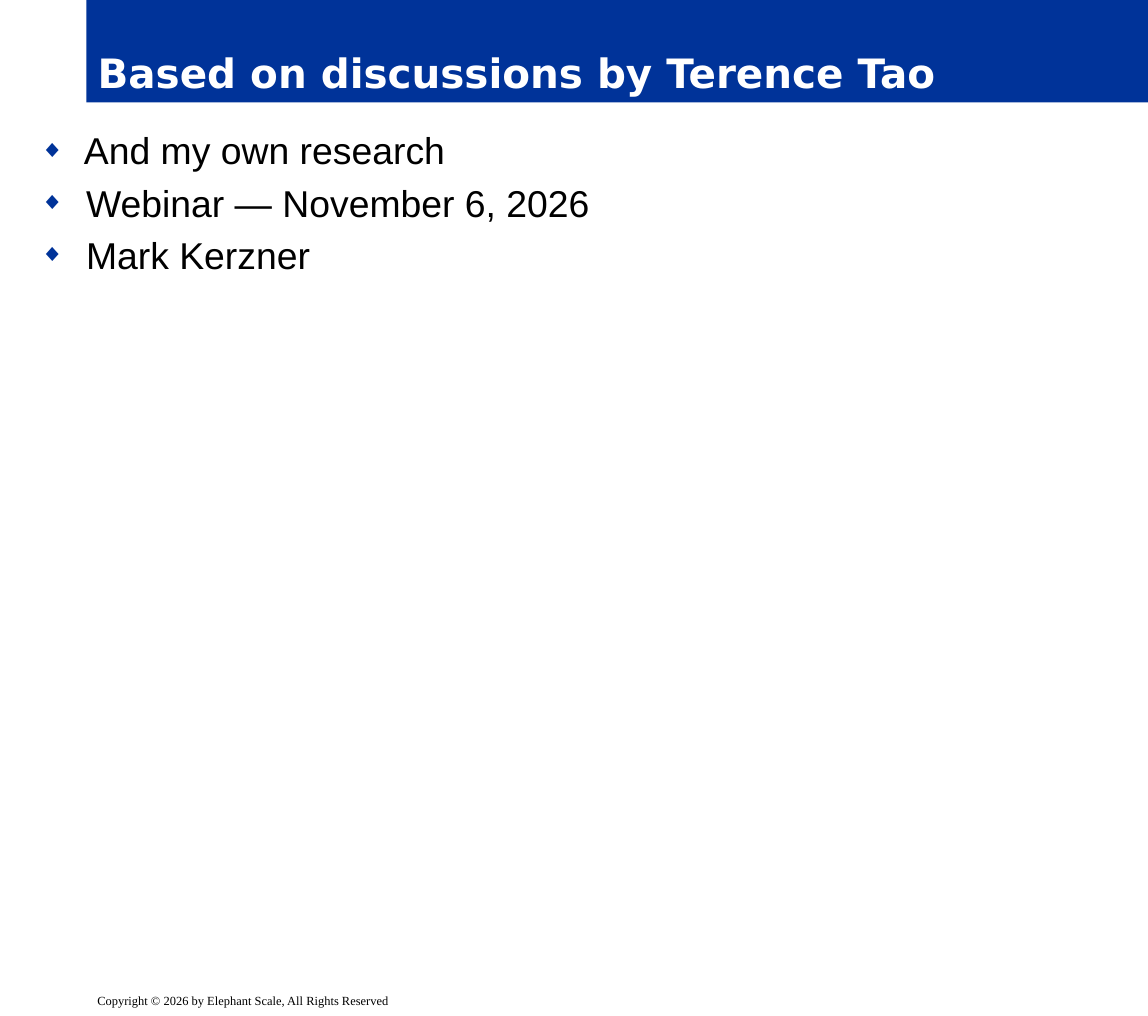
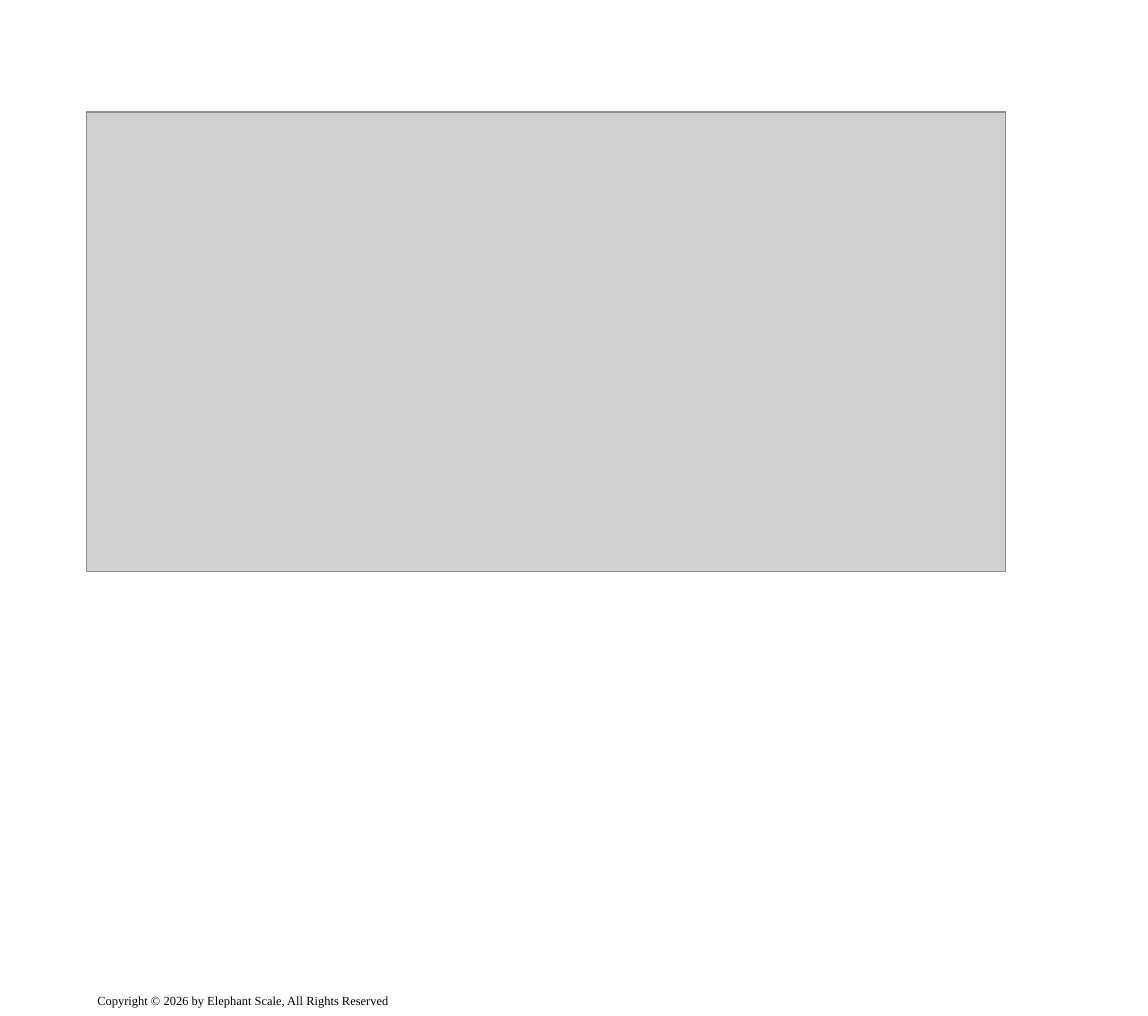
Before and after one commit to elephantscale/OpenAI-labs, a slide deck: slide 4 of 121-Tabular-Foundation-Models-for-Data-Science-Agents/slides/release/01__intro.pptx (slide 2 before the commit). Drawn at 1148x1016 pixels with LibreOffice and Linux fonts; fonts in the diff are those of the drawing; grey boxes stand for pictures; background and template pictures are left out. Boxes give left, top, right and bottom in pixels: in the first picture for what was removed or moved away, otherwise in the second. Text is boxed around its words. In the diff, an @@ line names an element or a change of style, - is before the commit and + after.

```diff
--- a/121-Tabular-Foundation-Models-for-Data-Science-Agents/slides/release/01__intro.pptx
+++ b/121-Tabular-Foundation-Models-for-Data-Science-Agents/slides/release/01__intro.pptx
@@ title removed at bbox=[86, 0, 1148, 102] @@
-Based on discussions by Terence Tao
@@ picture added at bbox=[86, 112, 1006, 572] @@
@@ text removed at bbox=[84, 137, 589, 270] @@
-◆ And my own research
-◆ Webinar — November 6, 2026
-◆ Mark Kerzner
```
Also in this commit, not shown: 9 other slides changed, 12 slides added, 1 other file.
